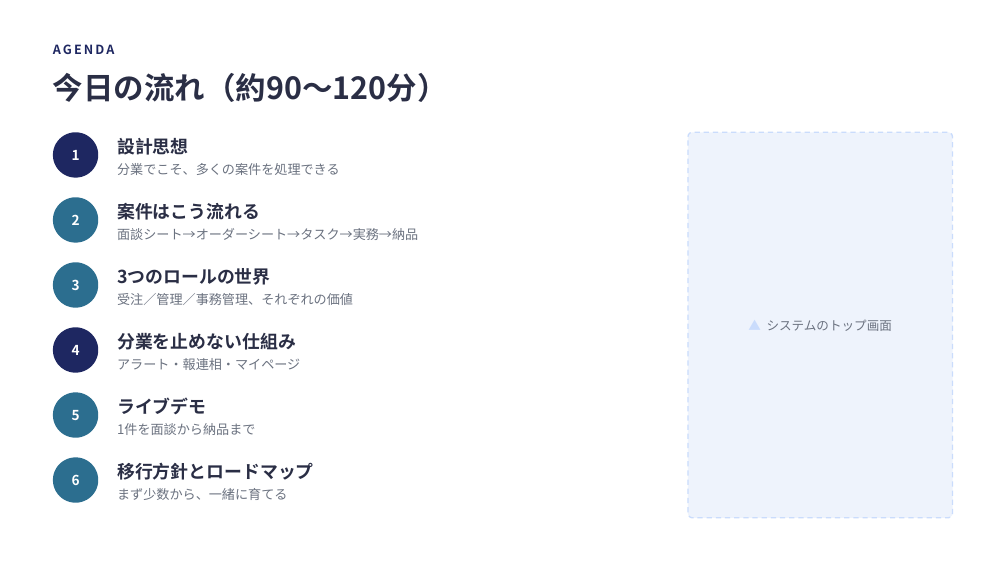
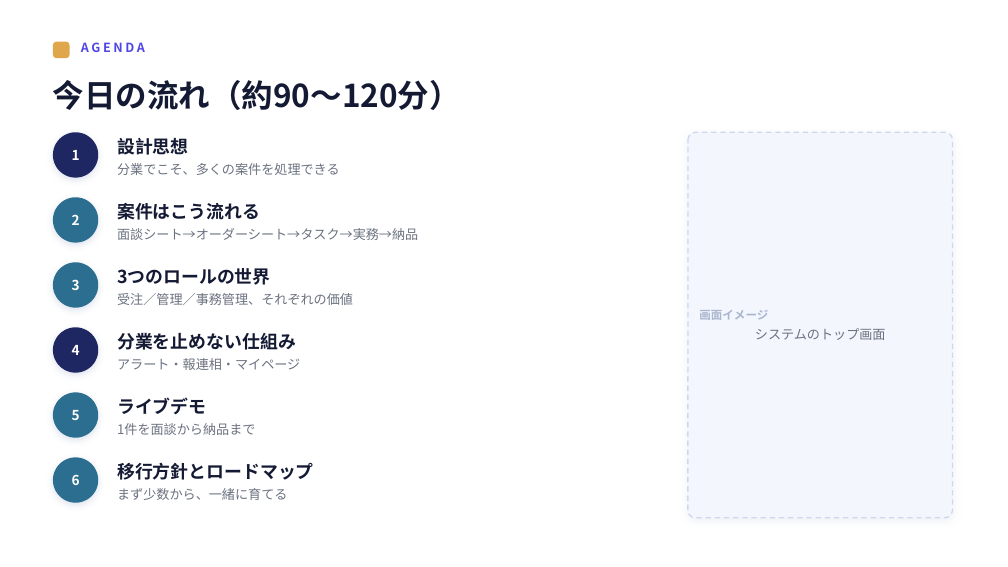
Before and after one commit to IVipcy/SouzokPlatform, a slide deck: slide 2 of docs/新システム移行説明会_rev2.pptx. Drawn at 1008x567 pixels with LibreOffice and Linux fonts; fonts in the diff are those of the drawing. Boxes give left, top, right and bottom in pixels: in the first picture for what was removed or moved away, otherwise in the second. Text is boxed around its words. In the diff, an @@ line names an element or a change of style, - is before the commit and + after.

Commit message:
移行説明会rev2 デザイン刷新：テキスト羅列をやめ、feature系スライドを「番号タイル＋ポイントカード」に。全カードにソフトシャドウ、見出しはゴールドアクセント＋インディゴのキッカー、画面イメージ枠も角丸＋影で整理。共通ヘルパー刷新で全22枚を一括底上げ。

```diff
--- a/docs/新システム移行説明会_rev2.pptx
+++ b/docs/新システム移行説明会_rev2.pptx
@@ rounded rectangle added at <box>53,42,70,58</box>, fill #E0A64B @@
@@ text "AGENDA": place and size @@
-text "AGENDA" at <box>53,44,115,54</box>
+text "AGENDA" at <box>81,42,145,52</box>
@@ text "AGENDA" at <box>81,42,145,52</box>: text colour #1E2761 to #4F46E5, letter spacing 2 to 2.5 pt @@
@@ text "今日の流れ（約90〜120分）": place and size @@
-text "今日の流れ（約90〜120分）" at <box>53,73,448,102</box>
+text "今日の流れ（約90〜120分）" at <box>53,80,461,110</box>
@@ text "今日の流れ（約90〜120分）" at <box>53,80,461,110</box>: size 29 to 30 pt, text colour #2A2E45 to #141A33 @@
@@ rounded rectangle added at <box>688,132,953,518</box>, fill #F3F6FD, outline #CDD8EE 1.25 pt dashed @@
@@ text "画面イメージ システムのトップ画面": place and size @@
-text "画面イメージ システムのトップ画面" at <box>688,132,953,518</box>
+text "画面イメージ システムのトップ画面" at <box>699,310,886,340</box>
@@ text "画面イメージ システムのトップ画面" at <box>699,310,886,340</box>: fill #EEF3FC to none; outline #CADCFC 1.25 pt dashed to none @@
@@ text at <box>699,310,886,340</box>: text changed; size 12 to 12.5 pt @@
-▲ システムのトップ画面
+画面イメージ
+システムのトップ画面
@@ shadow on in 6 elements at <box>53,132,98,178</box>, <box>53,197,98,243</box>, <box>53,262,98,308</box>, <box>53,327,98,373</box>, <box>53,392,98,438</box>, <box>53,457,98,503</box> @@
@@ text colour #2A2E45 to #141A33 in 6 elements at <box>117,138,188,155</box>, <box>117,203,260,220</box>, <box>117,268,271,285</box>, <box>117,333,296,350</box>, <box>117,397,206,415</box>, <box>117,462,314,480</box> @@
```
Also in this commit, not shown: 21 other slides changed.
